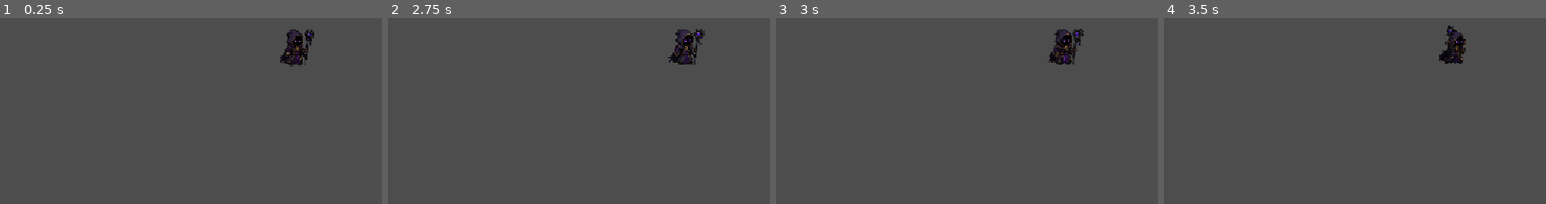
Above: before the commit, frames 1-4 (left to right).
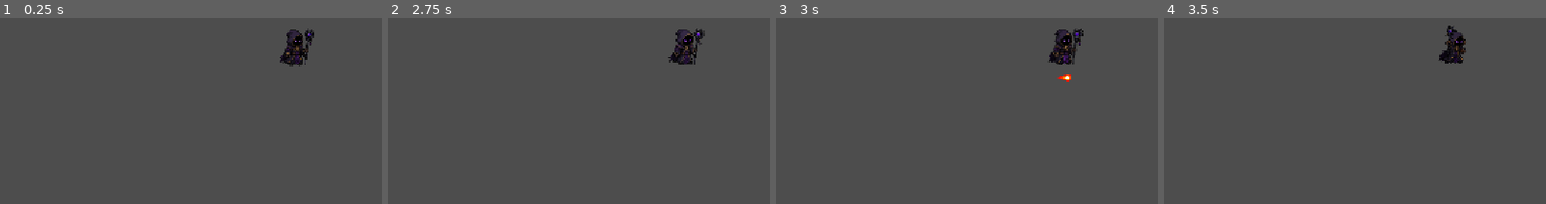
Above: after the commit, the same moments.

Repository: krunkske/Gamejam_ITF
Game: Godot game, scene res://Main.tscn
Same seed, same stepped clock (60 frames per second), same inputs: the game is played once before the commit and once after it.
Inputs (mouse positions are % of the whole screen's width and height, from its top left):
- Up to frame 1 (0.25 s): no input
- Up to frame 2 (2.75 s): move the mouse to (72, 52) at 0.52 s; hold Right (ui_right) 0.53-1.28 s; click (72, 52) at 0.67 s; move the mouse to (30, 63) at 1.27 s; hold Down (ui_down) 1.28-2.03 s; tap Enter at 2 s; move the mouse to (60, 32) at 2.02 s; hold Right (ui_right) from 2.03 s (still down)
- Up to frame 3 (3 s): move the mouse to (45, 81) at 2.77 s; release Right (ui_right) at 2.78 s; hold Up (ui_up) from 2.78 s (still down); click (45, 81) at 2.92 s
- Up to frame 4 (3.5 s): keep holding Up (ui_up)
The pictures show only the part of the screen within x 11-61%, y 50-100%; the shares and areas given below are measured in that part.

Frames 1-2 are identical in both runs. In frame 3, less than 0.1% of the frame differs, in the area x 73-78%, y 30-35%; in frame 4, nothing differs.

Commit message:
Meerdere vuurballen

Diff:
--- a/unstable-wizard/Scripts/Classes/Player/Player.gd
+++ b/unstable-wizard/Scripts/Classes/Player/Player.gd
@@ -6,7 +6,6 @@
 @export var speed: float = 250.0
 
 var attacking: bool = false
-var active_fireball: Area2D
 
 @onready var animation: AnimatedSprite2D = $anination
 
@@ -65,11 +64,7 @@
 
 
 func shoot_fireball() -> void:
-	if is_instance_valid(active_fireball):
-		return
-
 	var fireball = FIREBALL_SCENE.instantiate()
 	get_tree().current_scene.add_child(fireball)
 	fireball.global_position = global_position
 	fireball.direction = global_position.direction_to(get_global_mouse_position())
-	active_fireball = fireball
